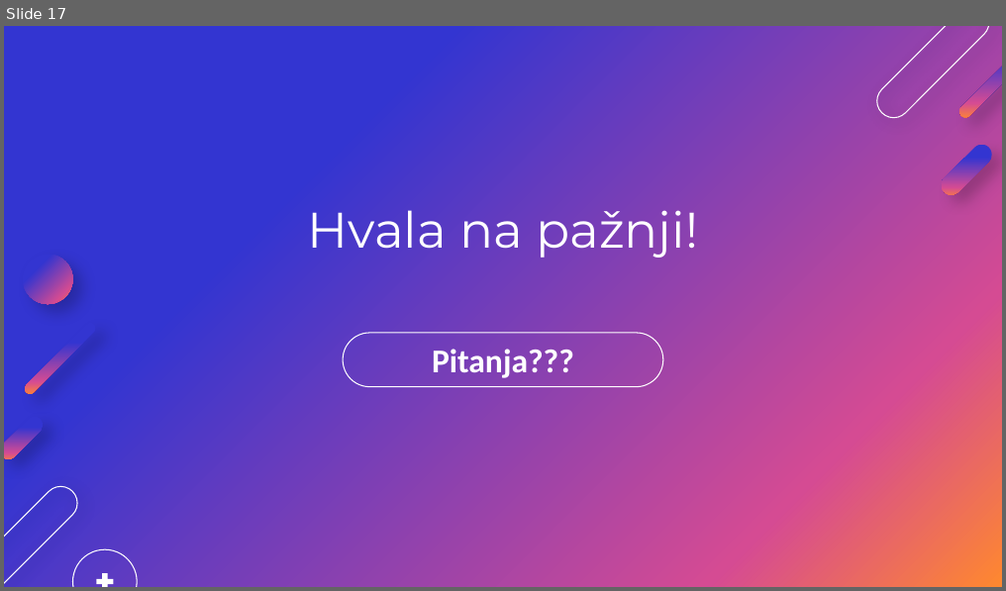
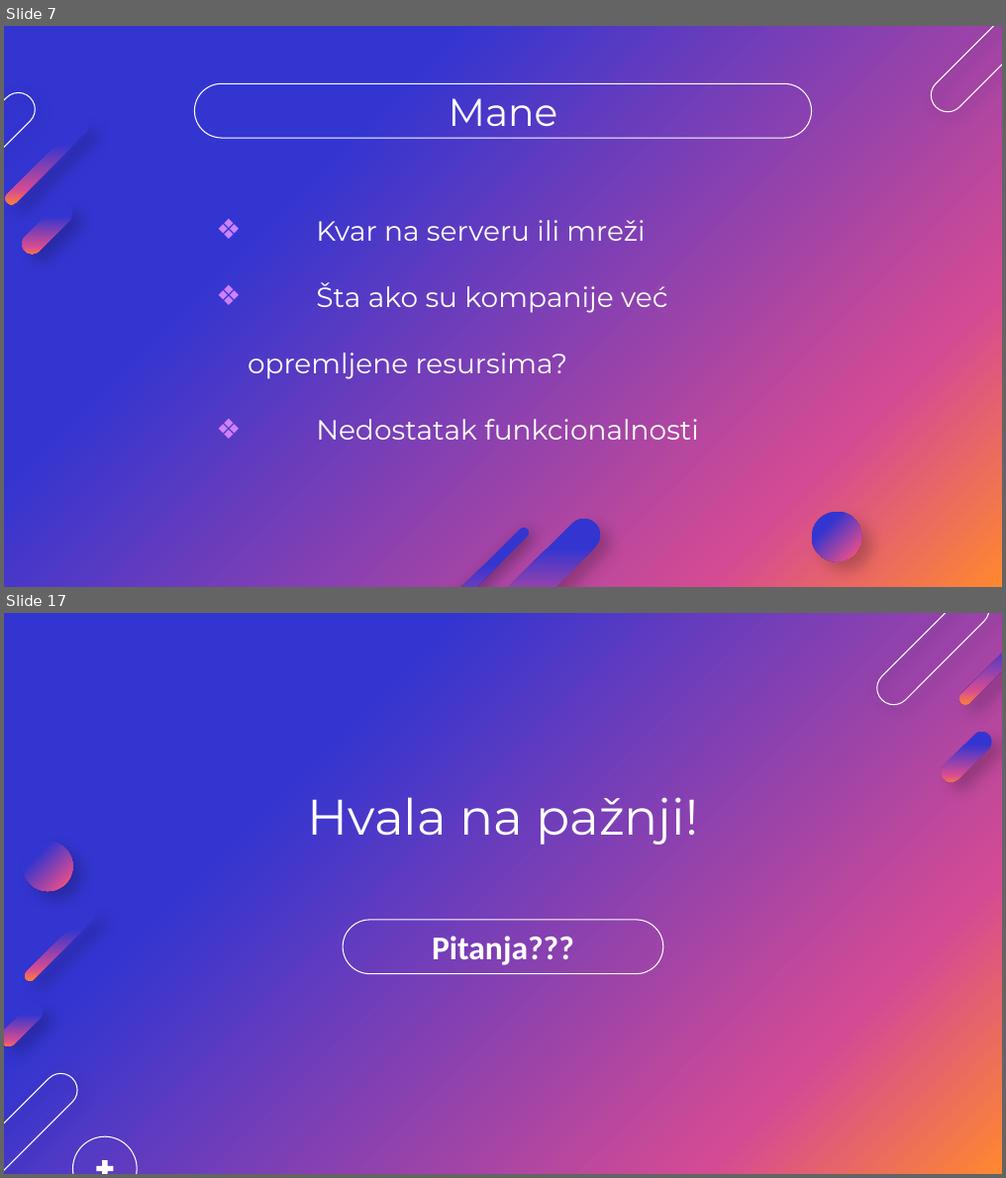
Before and after one commit to davidbosnic/SBP, a slide deck: 3/sbp3.pptx. Shown one above the other, each under a label of ours: slide 17 before the commit, slides 7 and 17 after it; the slides between them are not shown. The pictures are 1006x591 and 1006x1178 pixels, drawn with LibreOffice and Linux fonts; fonts in the diff are those of the drawing; background and template pictures are left out. Boxes give left, top, right and bottom in pixels: in the first picture for what was removed or moved away, otherwise in the second. Text is boxed around its words. In the diff, an @@ line names an element or a change of style, - is before the commit and + after.

```diff
--- a/3/sbp3.pptx
+++ b/3/sbp3.pptx
@@ slide 7 added at (4, 26, 1002, 587), background gradient #3335D1 to #D54B93 to #FF882F @@
@@ rounded rectangle added at (924, 26, 1002, 119), outline #FFFFFF 0.75 pt @@
@@ rounded rectangle added at (195, 83, 811, 138), outline #FFFFFF 0.75 pt @@
@@ rounded rectangle added at (4, 86, 42, 212), outline #FFFFFF 0.75 pt @@
@@ title added at (449, 98, 558, 126), 28 pt, text #FFFFFF @@
+Mane
@@ rounded rectangle added at (4, 119, 91, 207), fill gradient #3335D1 to #D54B93 to #FF882F @@
@@ rounded rectangle added at (18, 199, 76, 258), fill gradient #3335D1 to #D54B93 to #FF882F @@
@@ text added at (248, 220, 699, 440), 20 pt, text #FFFFFF @@
+❖ Kvar na serveru ili mreži
+❖ Šta ako su kompanije već opremljene resursima?
+❖ Nedostatak funkcionalnosti
@@ rounded rectangle added at (399, 525, 531, 587), fill gradient #3335D1 to #D54B93 to #FF882F @@
@@ rounded rectangle added at (481, 511, 607, 587), fill gradient #3335D1 to #D54B93 to #FF882F @@
@@ ellipse added at (811, 512, 861, 562), fill gradient #3335D1 to #D54B93 to #FF882F @@
```
Also in this commit, not shown: 5 slides changed, 10 other slides added, 11 slides removed.
